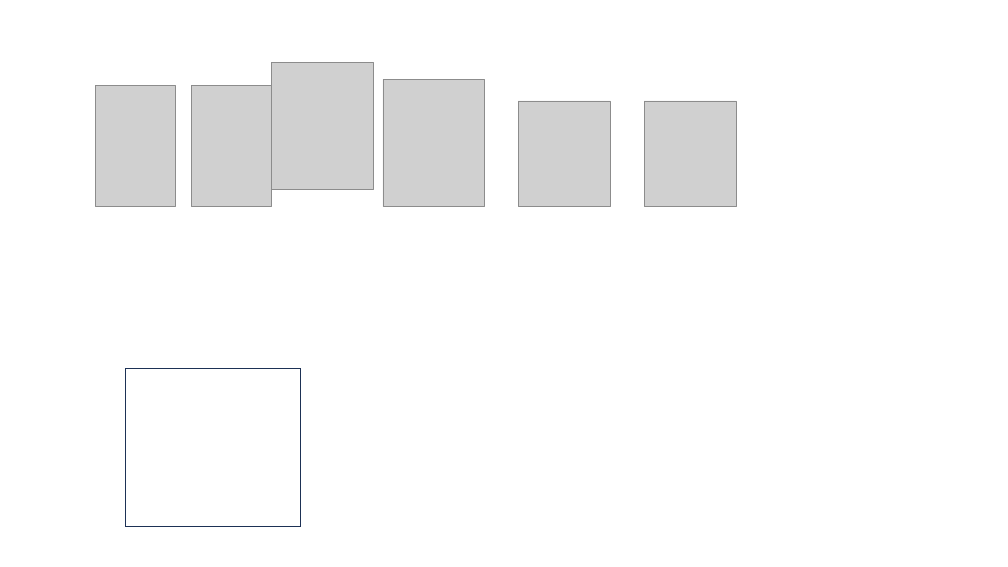
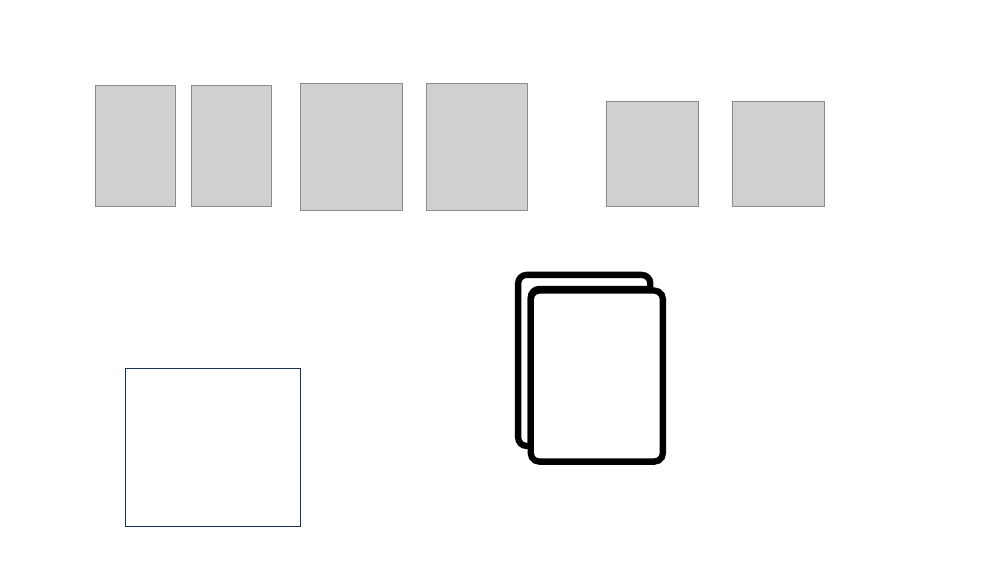
Before and after one commit to suttokoTaro/LorcanaCard, a slide deck: slide 18 of Assets/Documents_etc/アイコン作成.pptx. Drawn at 1008x567 pixels with LibreOffice and Linux fonts; fonts in the diff are those of the drawing; grey boxes stand for pictures. Boxes give left, top, right and bottom in pixels: in the first picture for what was removed or moved away, otherwise in the second. Text is boxed around its words. In the diff, an @@ line names an element or a change of style, - is before the commit and + after.

```diff
--- a/Assets/Documents_etc/アイコン作成.pptx
+++ b/Assets/Documents_etc/アイコン作成.pptx
@@ picture: place and size @@
-picture at (271,62,374,189)
+picture at (300,84,402,211)
@@ picture: place and size @@
-picture at (383,79,485,206)
+picture at (426,84,528,211)
@@ picture: place and size @@
-picture at (518,101,610,207)
+picture at (606,101,699,207)
@@ picture: place and size @@
-picture at (644,101,737,207)
+picture at (732,101,824,207)
@@ freeform shape added at (518,275,650,446), outline #000000 6 pt @@
@@ rounded rectangle added at (531,290,663,461), outline #000000 6 pt @@
```
Also in this commit, not shown: 1 slide added, 1 slide removed, 8 other files.
